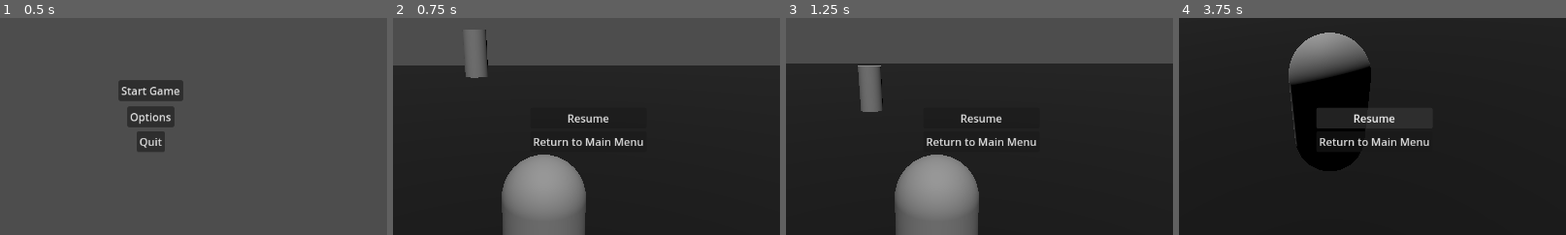
Above: before the commit, frames 1-4 (left to right).
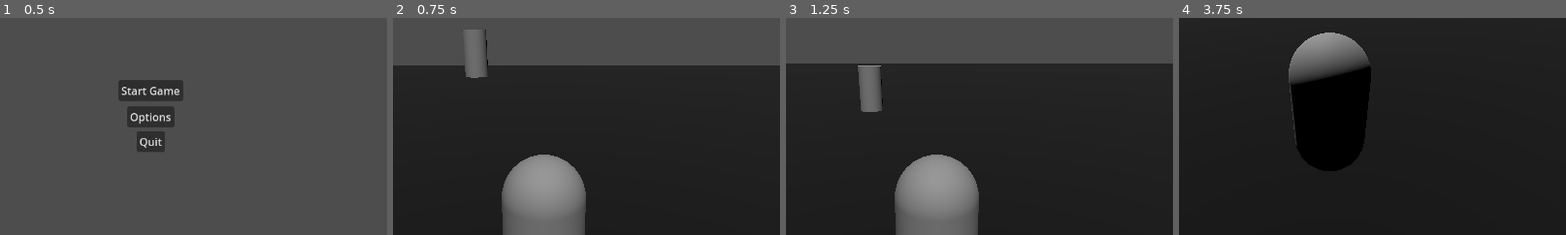
Above: after the commit, the same moments.

Repository: MikaelVV/Allmighty
Game: Godot game, scene res://Scenes/MainMenu.tscn
Same seed, same stepped clock (60 frames per second), same inputs: the game is played once before the commit and once after it.
Inputs (mouse positions are % of the whole screen's width and height, from its top left):
- Up to frame 1 (0.5 s): no input
- Up to frame 2 (0.75 s): click "Start Game" at 0.5 s
- Up to frame 3 (1.25 s): no input
- Up to frame 4 (3.75 s): tap Enter (ui_accept) at 1.25, 1.52, 2.27, 2.75 s; move the mouse to (72, 45) at 1.27 s; hold D (move_right) 1.28-2.03 s; click (72, 45) at 1.42 s; move the mouse to (45, 50) at 2.02 s; hold W (move_forward) from 2.03 s (still down); move the mouse to (52, 48) at 2.77 s; move the mouse to (49, 52) at 3.52 s
The pictures show only the part of the screen within x 31-80%, y 26-76%; the shares and areas given below are measured in that part.

Frame 1 is identical in both runs. In frame 2, 0.8% of the frame differs, in the area x 36-65%, y 44-59%; in frame 3, 0.8%; in frame 4, 2.0%, in the area x 35-65%, y 41-59%.

Commit message:
Pause menun työstämistä lisää.

Diff:
--- a/Scenes/player.tscn
+++ b/Scenes/player.tscn
@@ -1,6 +1,7 @@
-[gd_scene load_steps=4 format=3 uid="uid://cgfgx01ebktag"]
+[gd_scene load_steps=5 format=3 uid="uid://cgfgx01ebktag"]
 
 [ext_resource type="Script" path="res://Scripts/PlayerController.gd" id="1_pdh2t"]
+[ext_resource type="Script" path="res://Scripts/PauseMenuController.gd" id="2_whot4"]
 
 [sub_resource type="CapsuleMesh" id="CapsuleMesh_kxr3s"]
 
@@ -23,6 +24,7 @@
 
 [node name="PauseMenu" type="Control" parent="Pivot/Camera3D"]
 process_mode = 2
+visible = false
 layout_mode = 3
 anchors_preset = 8
 anchor_left = 0.5
@@ -35,6 +37,7 @@
 offset_bottom = 20.0
 grow_horizontal = 2
 grow_vertical = 2
+script = ExtResource("2_whot4")
 
 [node name="MarginContainer" type="MarginContainer" parent="Pivot/Camera3D/PauseMenu"]
 layout_mode = 0
@@ -57,3 +60,6 @@
 
 [node name="CollisionShape3D" type="CollisionShape3D" parent="."]
 shape = SubResource("CapsuleShape3D_d2c24")
+
+[connection signal="pressed" from="Pivot/Camera3D/PauseMenu/MarginContainer/VBoxContainer/ResumeGame" to="Pivot/Camera3D/PauseMenu" method="_on_resume_game_pressed"]
+[connection signal="pressed" from="Pivot/Camera3D/PauseMenu/MarginContainer/VBoxContainer/ReturnToMainMenu" to="Pivot/Camera3D/PauseMenu" method="_on_return_to_main_menu_pressed"]
--- /dev/null
+++ b/Scripts/PauseMenuController.gd
@@ -0,0 +1,10 @@
+extends Node
+
+
+
+func _on_return_to_main_menu_pressed() -> void:
+	get_tree().change_scene_to_file("res://Scenes/MainMenu.tscn")
+
+
+func _on_resume_game_pressed() -> void:
+	pass
--- a/Scripts/PlayerController.gd
+++ b/Scripts/PlayerController.gd
@@ -3,6 +3,8 @@
 signal health_updated(health)
 signal killed
 signal taking_damage
+
+var paused = false
 
 
 @export var max_health = 100
@@ -33,8 +35,9 @@
 			pivot.rotate_y(-event.relative.x * 0.01)
 			camera.rotate_x(-event.relative.y * 0.01)
 			camera.rotation.x = clamp(camera.rotation.x, deg_to_rad(-60), deg_to_rad(60)) # Tässä limitoidaan pelaajan kameran rotaatiota, että pelaaja ei voi katsoa 360 astetta ympäri.
-	if event.is_action_pressed("ui_cancel"): # ui_cancel tarkoittaa Esc näppäintä.
-		Input.set_mouse_mode(Input.MOUSE_MODE_VISIBLE)
+	if event.is_action_pressed("pause"): # ui_cancel tarkoittaa Esc näppäintä.
+		pauseGame()
+		#Input.set_mouse_mode(Input.MOUSE_MODE_VISIBLE)
 
 func _physics_process(delta) -> void:
 	# Määritellään pelaajan painovoima.
@@ -83,8 +86,8 @@
 	HealthBar.value = health
 
 
-func pauseGame(state):
-	if state:
+func pauseGame():
+	if paused:
 		Input.set_mouse_mode(Input.MOUSE_MODE_CAPTURED)
 		pause_menu.hide()
 		get_tree().paused = false
